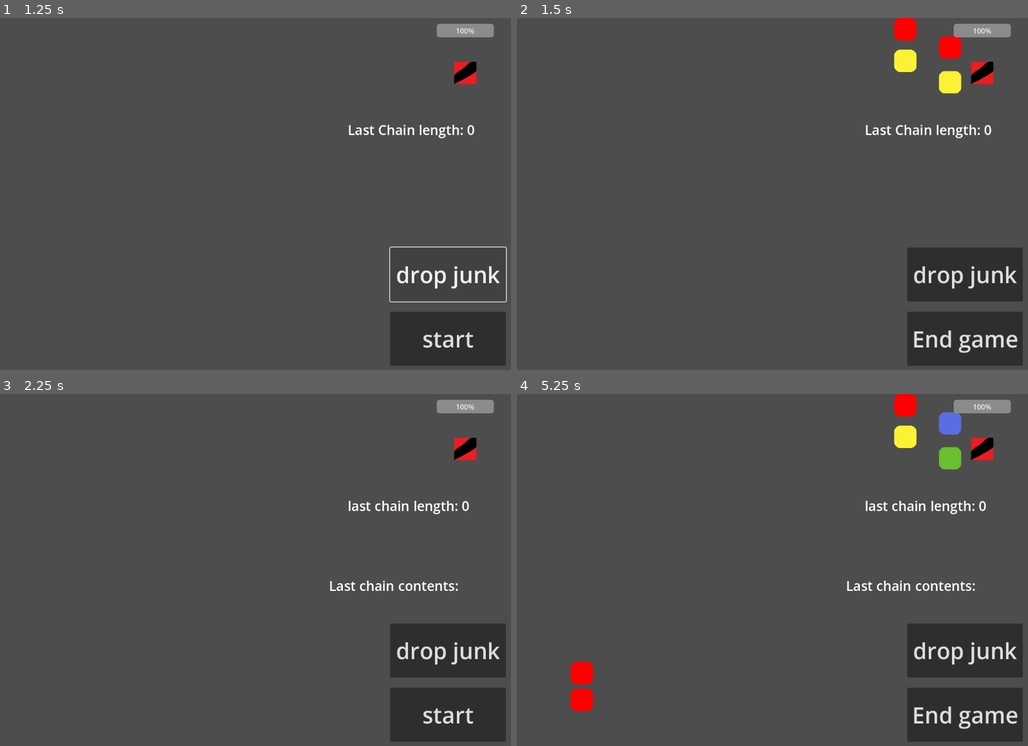
Above: before the commit, frames 1-4 (two rows, left to right).
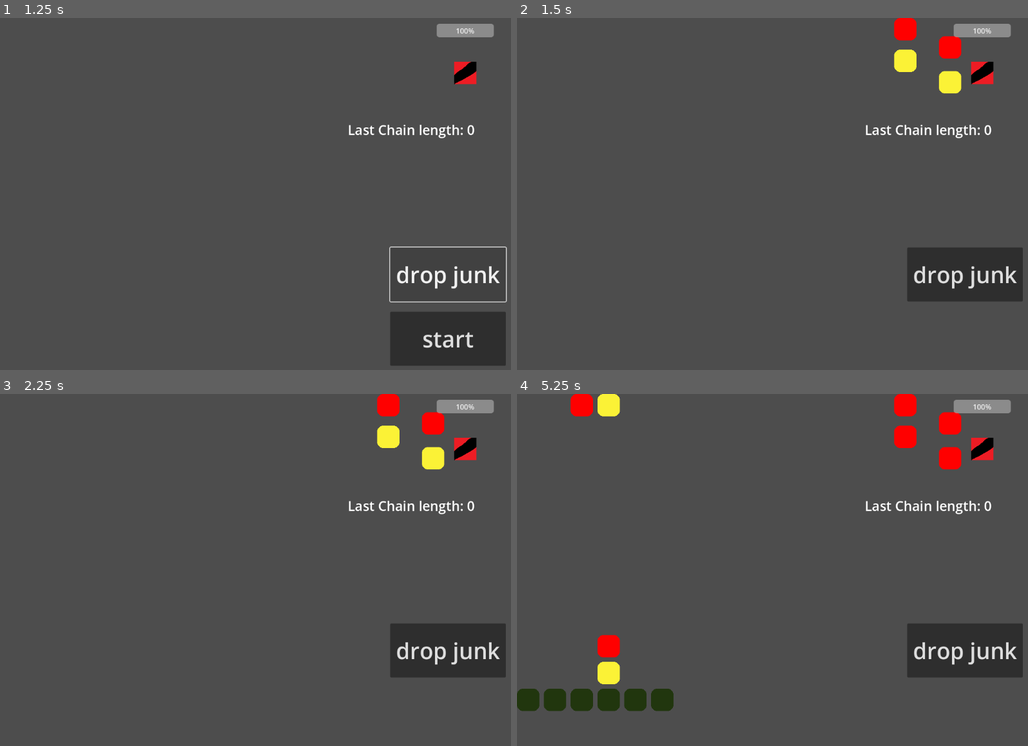
Above: after the commit, the same moments.

Repository: MarGamaDev/PuyoPuyoLike
Game: Godot game, scene res://Scenes/game_manager.tscn
Two runs of this game, one before a commit and one after it. Both use one fixed random seed, a clock stepped at 60 frames per second and the inputs below. This scene is started directly instead of the project's main scene. The engine's default icon, where the game draws it, is replaced by a stand-in: a white triangle on a blue panel in a dark square.
Inputs (mouse positions are in pixels of both pictures, inside the frame that each line leads up to):
- Up to frame 1 (1.25 s): click "drop junk" at 0.5 s
- Up to frame 2 (1.5 s): click "start" at 1.25 s
- Up to frame 3 (2.25 s): click (449, 714) at 2 s, where only the run before the commit has a clickable "End game"
- Up to frame 4 (5.25 s): click (966, 714) at 2.75 s, where only the run before the commit has a clickable "start"; hold D (puyo_right) 3.53-4.28 s; tap 1 (TESTING_player_spawn) at 3.6, 5.1 s; tap Enter at 4.25 s; hold S (puyo_down) 4.28-5.03 s; tap J (puyo_rotate) at 4.35 s; hold D (puyo_right) from 5.03 s (still down)

Frame 1 is identical in both runs. In frame 2, 3.4% of the frame differs, in the area x 76-99%, y 83-99%; in frame 3, 5.2%; in frame 4, 7.8%, in the area x 0-99%, y 0-99%.
Error before the commit: Trying to assign value of type 'Nil' to a variable of type 'Array'. (res://scripts/grid_manager.gd:349)

Commit message:
grid sends out a single every time teh player has finished an action

Diff:
--- a/Scenes/game_manager.tscn
+++ b/Scenes/game_manager.tscn
@@ -26,22 +26,6 @@
 grow_vertical = 0
 theme_override_font_sizes/font_size = 50
 text = "start"
-
-[node name="EndButton" type="Button" parent="UI"]
-visible = false
-anchors_preset = 3
-anchor_left = 1.0
-anchor_top = 1.0
-anchor_right = 1.0
-anchor_bottom = 1.0
-offset_left = -279.0
-offset_top = -142.0
-offset_right = -20.0
-offset_bottom = -21.0
-grow_horizontal = 0
-grow_vertical = 0
-theme_override_font_sizes/font_size = 50
-text = "End game"
 
 [node name="ChainLengthLabel" type="Label" parent="UI"]
 anchors_preset = 6
@@ -95,6 +79,4 @@
 [connection signal="life_loss" from="GridManager" to="." method="lose_life"]
 [connection signal="pressed" from="UI/Button" to="." method="_on_test_button_pressed"]
 [connection signal="pressed" from="UI/Button" to="GridManager" method="start_game"]
-[connection signal="pressed" from="UI/EndButton" to="." method="_test_on_end_button_pressed"]
-[connection signal="pressed" from="UI/EndButton" to="GridManager" method="end_game"]
 [connection signal="pressed" from="UI/JunkTest" to="." method="_on_junk_test_pressed"]
--- a/Scripts/Data/player_attack.gd
+++ b/Scripts/Data/player_attack.gd
@@ -15,6 +15,7 @@
 	instance.yellow = yellowCount
 	return instance
 
+#gets an array of gridnodes
 static func create_from_array(puyos : Array, chainSize : int):
 	var instance = PlayerAttack.new()
 	instance.chain = chainSize
--- a/scripts/game_manager.gd
+++ b/scripts/game_manager.gd
@@ -2,7 +2,8 @@
 
 var last_chain_length : int = 0
 var last_chain_contents : String = "Last chain contents: "
-signal player_attack(attack : PlayerAttack)
+signal player_attack(PlayerAttack)
+signal enemy_tick()
 
 func lose_life():
 	print("life lost")
@@ -10,7 +11,6 @@
 	$GridManager.hide()
 	test_reset_chain()
 
-#chain_pop.emit(puyos_to_pop[0][0].get_type(), puyos_to_pop.size(), chain_length)
 func chain_popped(puyos_to_pop : Array, chain_length: int):
 	var chain_string = ""
 	#
@@ -37,15 +37,6 @@
 func _on_test_button_pressed() -> void:
 	$GridManager.show()
 	$UI/Button.hide()
-	$UI/EndButton.show()
-
-
-func _test_on_end_button_pressed() -> void:
-	$GridManager.hide()
-	$UI/EndButton.hide()
-	$UI/Button.show()
-	test_reset_chain()
-
 
 func _on_junk_test_pressed() -> void:
 	$GridManager.add_to_spawn_queue(PuyoQueueEvent.create(PuyoQueueEvent.EVENT_TYPE.JUNKROW,1))
--- a/scripts/grid_manager.gd
+++ b/scripts/grid_manager.gd
@@ -4,6 +4,7 @@
 signal life_loss
 signal chain_pop(type : Array, chain_length)
 signal down_check_finished
+signal turn_tick
 
 #loading the grid nodes to instantiate them
 @onready var grid_node_scene = load("res://Scenes/grid_node.tscn")
@@ -309,7 +310,7 @@
 	#send the accumulated list back up the recursion
 	return node_group
 
-func pop_puyos(puyo_groups:= puyos_to_pop):
+func pop_puyos(puyo_groups:Array = puyos_to_pop):
 	if puyo_groups.is_empty():
 		pass
 	for group in puyo_groups:
@@ -420,6 +421,8 @@
 			player_puyos[i].queue_free()
 		player_puyos.clear()
 		grid_state_check()
+		print("enemy tick")
+		turn_tick.emit()
 
 func player_rotate():
 	var rotation_check : int = (player_rotation + 1) % 4
